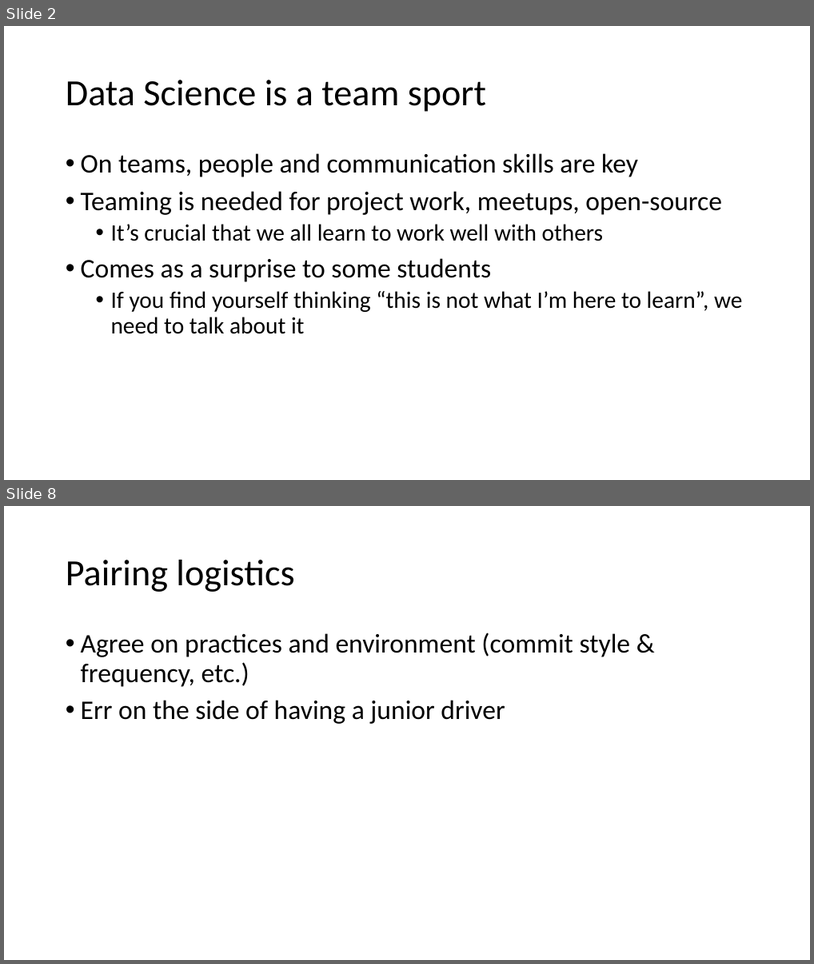
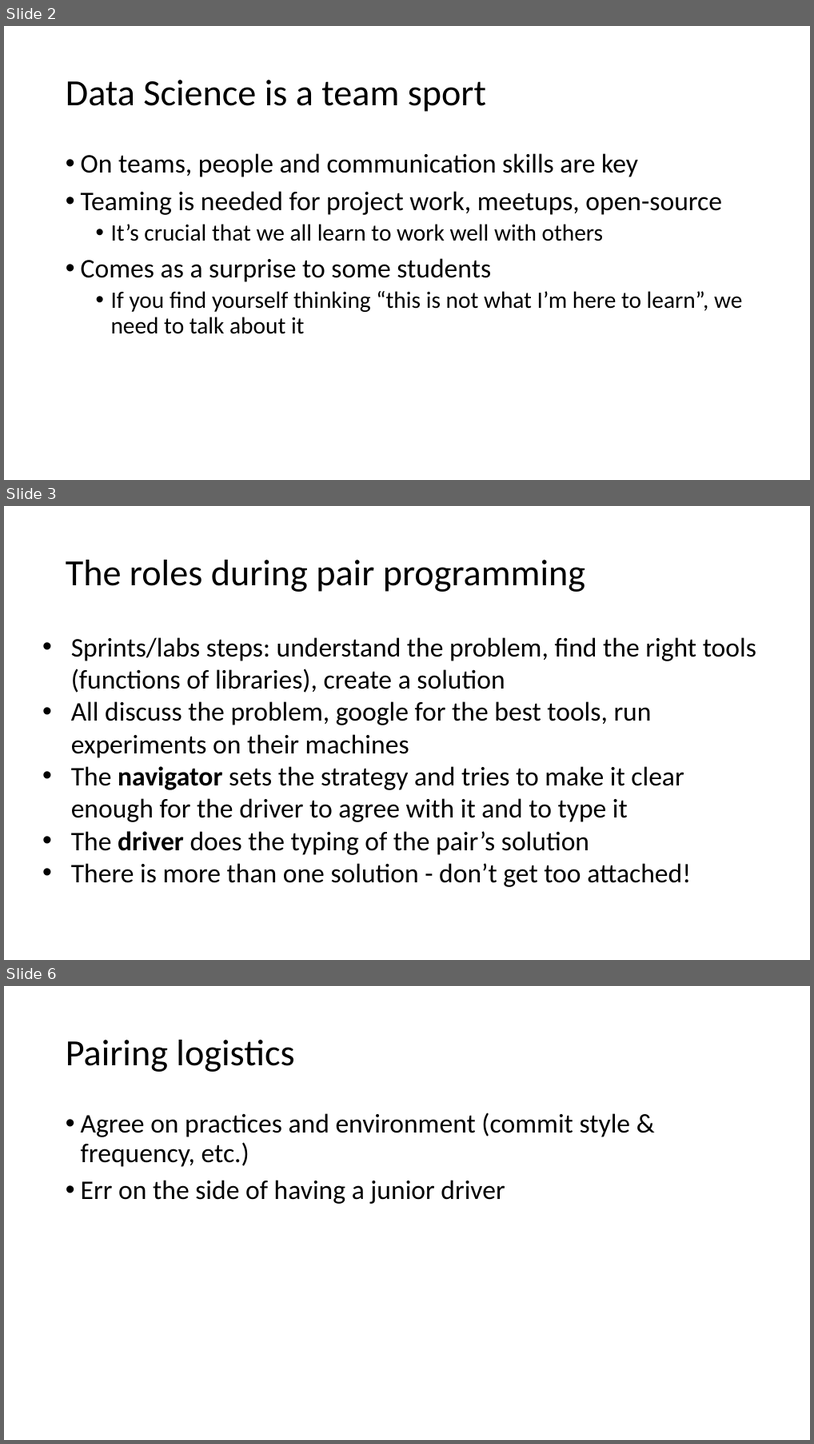
Before and after one commit to yuchild/course_repo, a slide deck: notes/why_pairing.pptx. Shown one above the other, each under a label of ours: slides 2 and 8 before the commit, slides 2, 3 and 6 after it; the slides between them are not shown. The pictures are 814x964 and 814x1444 pixels, drawn with LibreOffice and Linux fonts; fonts in the diff are those of the drawing. Boxes give left, top, right and bottom in pixels: in the first picture for what was removed or moved away, otherwise in the second. Text is boxed around its words. In the diff, an @@ line names an element or a change of style, - is before the commit and + after.

Commit message:
update why pair

```diff
--- a/notes/why_pairing.pptx
+++ b/notes/why_pairing.pptx
@@ slide 3 added at [4, 506, 810, 960], background #FFFFFF @@
@@ title added at [66, 560, 586, 592], 44 pt, text #000000 @@
+The roles during pair programming
@@ text added at [71, 637, 757, 887], 32 pt, text #000000 @@
+• Sprints/labs steps: understand the problem, find the right tools (functions of libraries), create a solution
+• All discuss the problem, google for the best tools, run experiments on their machines
+• The navigator sets the strategy and tries to make it clear enough for the driver to agree with it and to type it
+• The driver does the typing of the pair’s solution
+• There is more than one solution - don’t get too attached!
@@ what was slide 8 is now slide 6 @@
```
Also in this commit, not shown: 4 other slides added, 5 slides removed.
